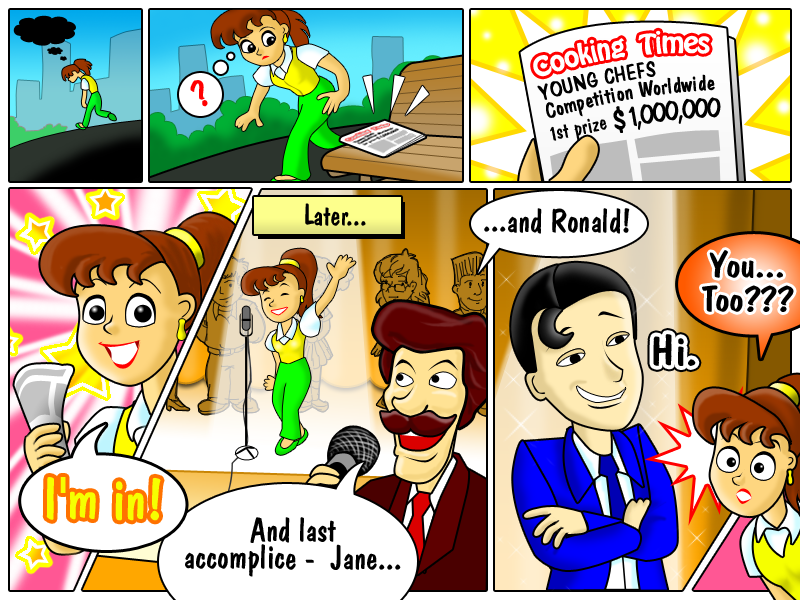
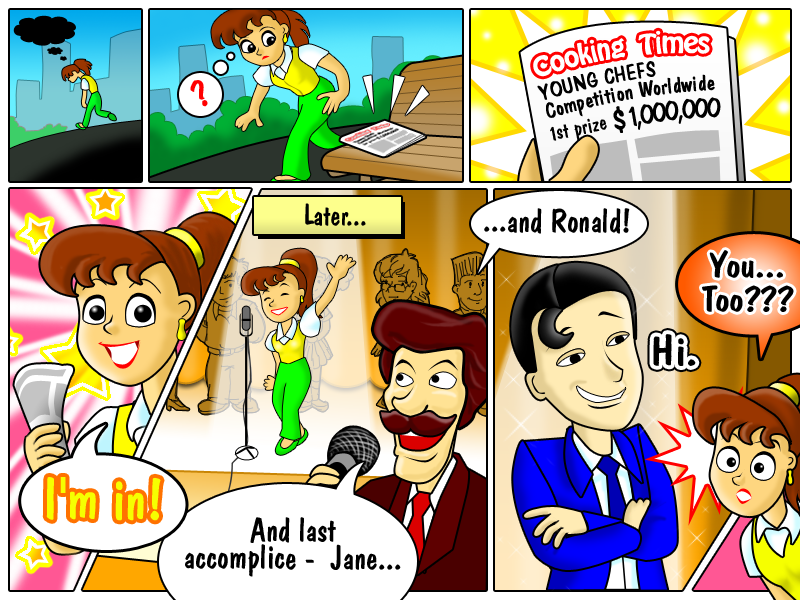
Revision of a layered (800, 600) image; what changed, layer by layer:
painted on "Фигура 166" over [753, 517, 763, 574]
painted on "Фигура 144" over [564, 427, 644, 503]
painted on "Фигура 206" over [597, 454, 621, 517]
painted on "Фигура 145" over [567, 429, 633, 482]
painted on "Фигура 146" over [581, 451, 639, 517]
painted on "Фигура 147" over [585, 451, 644, 517]
painted on "Фигура 69" over [113, 404, 133, 454]
painted on "Фигура 111" over [296, 319, 301, 323]
painted on "Фигура 27" over [297, 44, 315, 69]
